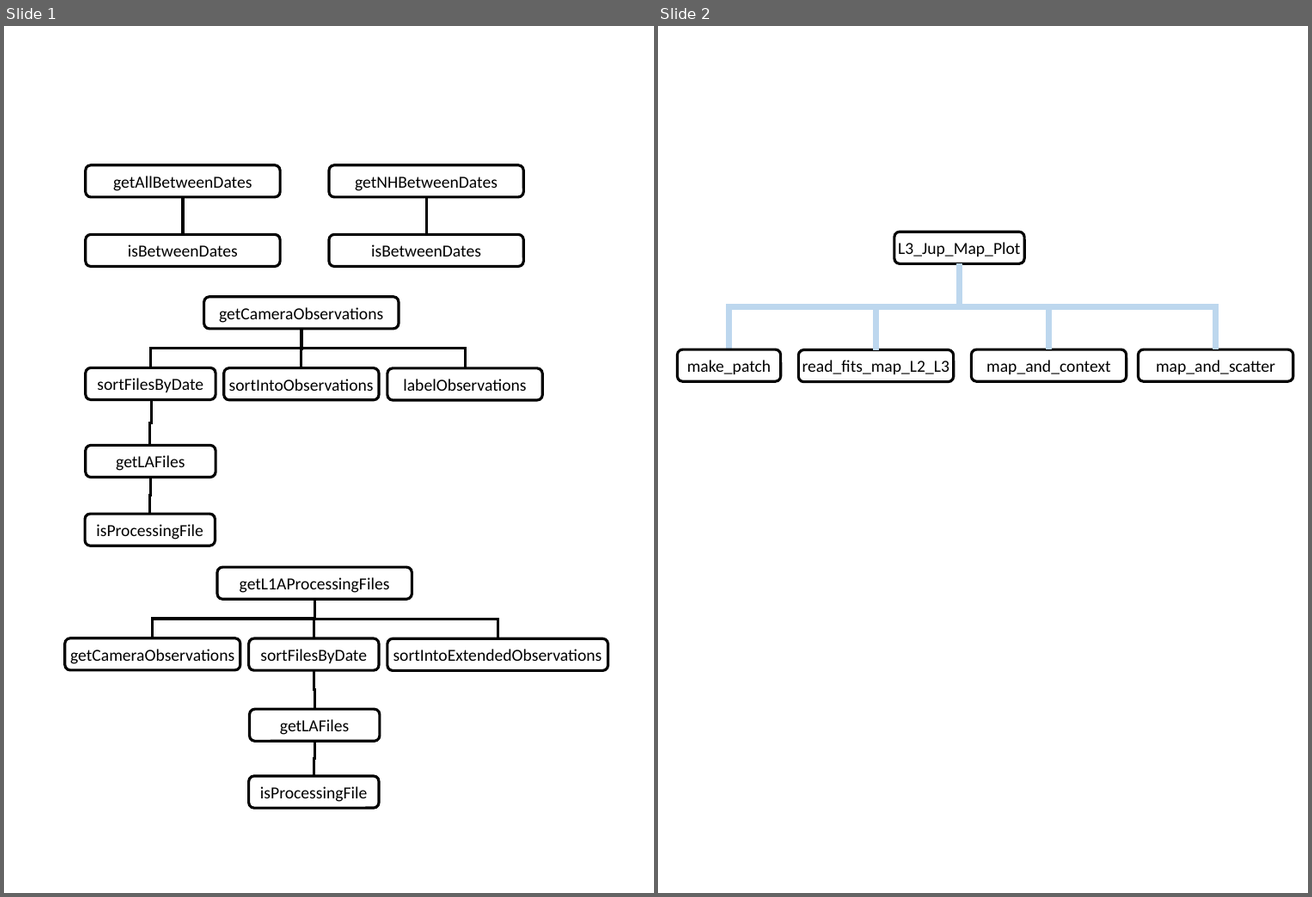
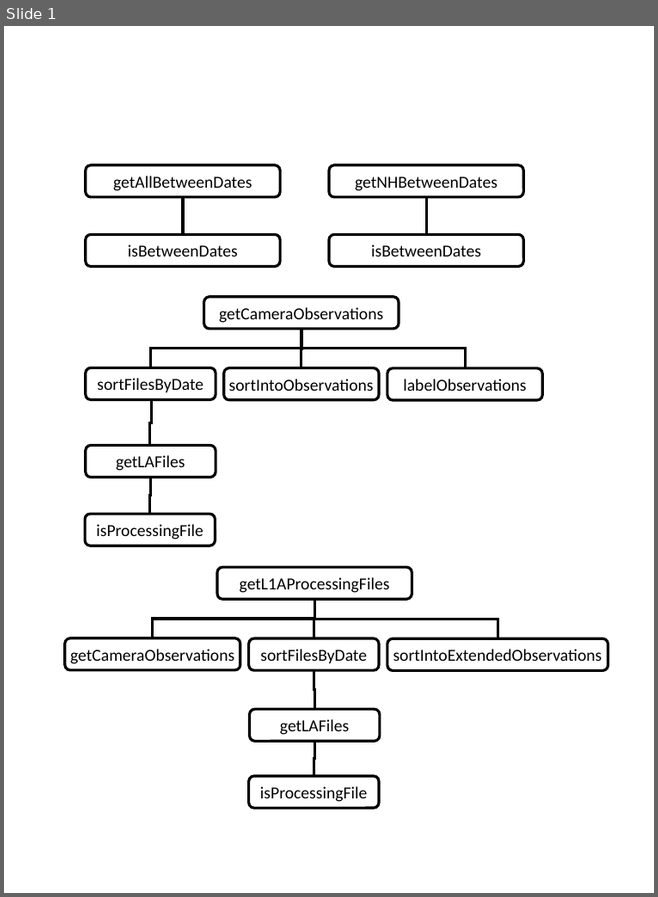
Before and after one commit to smhill001/Data-Management-and-Access, a slide deck: Data Management and Access Calling Trees.pptx. Shown side by side, each under a label of ours: slides 1 and 2 before the commit, slide 1 after it. The pictures are 1312x897 and 658x897 pixels, drawn with LibreOffice and Linux fonts; fonts in the diff are those of the drawing. Boxes give left, top, right and bottom in pixels: in the first picture for what was removed or moved away, otherwise in the second. Text is boxed around its words. In the diff, an @@ line names an element or a change of style, - is before the commit and + after.

```diff
--- a/Data Management and Access Calling Trees.pptx
+++ b/Data Management and Access Calling Trees.pptx
@@ slide 2 removed at [658,26,1308,893], background #FFFFFF @@
@@ rounded rectangle removed at [894,232,1024,263] @@
-L3_Jup_Map_Plot
@@ elbow line removed from (960, 263) to (729, 349) @@
@@ elbow line removed from (960, 263) to (876, 350) @@
@@ elbow line removed from (960, 263) to (1049, 349) @@
@@ elbow line removed from (960, 263) to (1215, 349) @@
@@ rounded rectangle removed at [677,349,780,381] @@
-make_patch
@@ rounded rectangle removed at [798,350,954,382] @@
-read_fits_map_L2_L3
@@ rounded rectangle removed at [971,349,1126,381] @@
-map_and_context
@@ rounded rectangle removed at [1138,349,1294,381] @@
-map_and_scatter
```
Also in this commit, not shown: 2 other slides removed.
